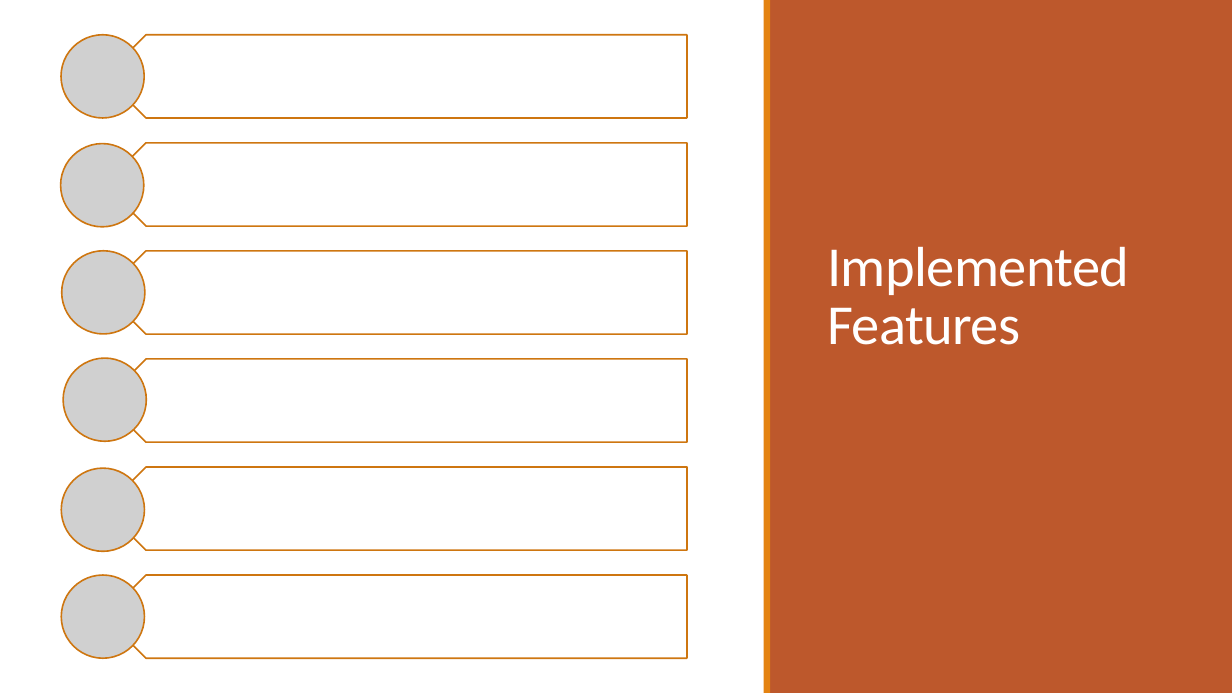
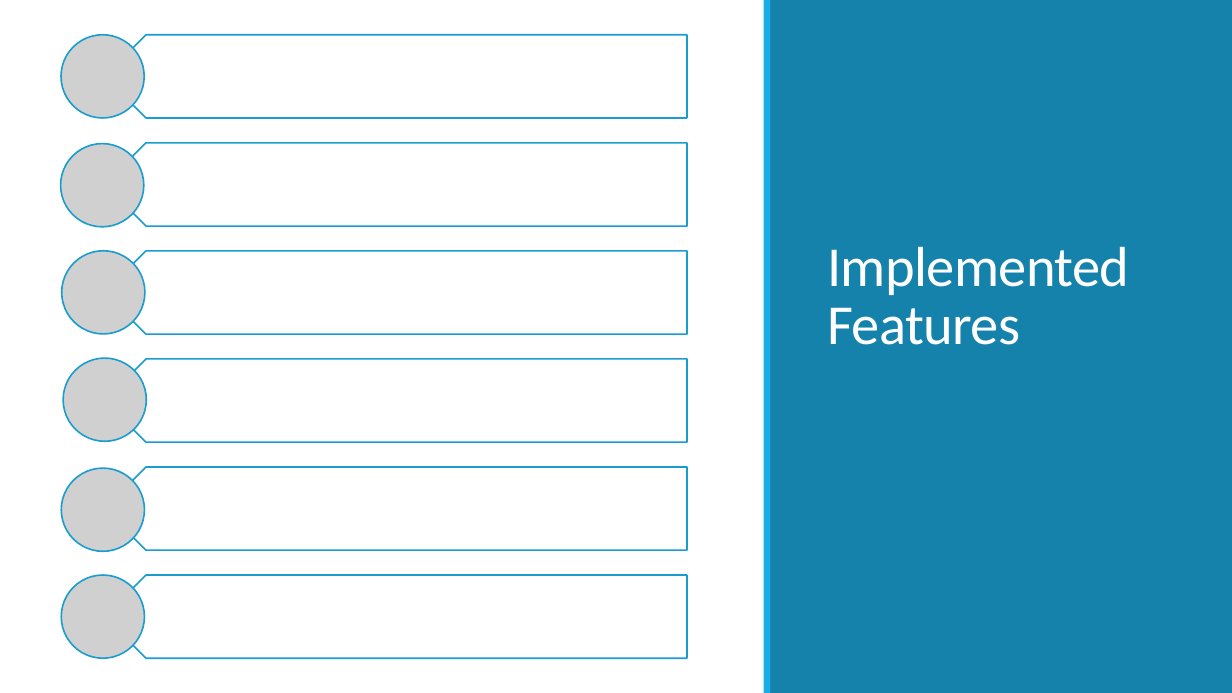
Before and after one commit to jarvisar/senior-design, a slide deck: slide 9 of Final Project Presentation.pptx. Drawn at 1232x693 pixels with LibreOffice and Linux fonts; fonts in the diff are those of the drawing; grey boxes stand for pictures. Boxes give left, top, right and bottom in pixels: in the first picture for what was removed or moved away, otherwise in the second. Text is boxed around its words. In the diff, an @@ line names an element or a change of style, - is before the commit and + after.

```diff
--- a/Final Project Presentation.pptx
+++ b/Final Project Presentation.pptx
@@ rectangle at <box>763,0,770,693</box>: fill #E48312 to #1CADE4 @@
@@ rectangle at <box>770,0,1232,693</box>: fill #BD582C to #1482AB @@
@@ outline #CF7710 1.25 pt to #199DCF 1.25 pt in 6 elements at <box>104,35,688,118</box>, <box>104,143,688,226</box>, <box>104,251,688,335</box>, <box>104,359,688,442</box>, <box>104,467,688,550</box>, <box>104,575,688,658</box> @@
@@ rectangle at <box>0,647,1232,693</box>: fill #BD582C to #1482AB @@
@@ rectangle at <box>0,640,1232,647</box>: fill #E48312 to #1CADE4 @@
```
Also in this commit, not shown: 9 other slides changed.
